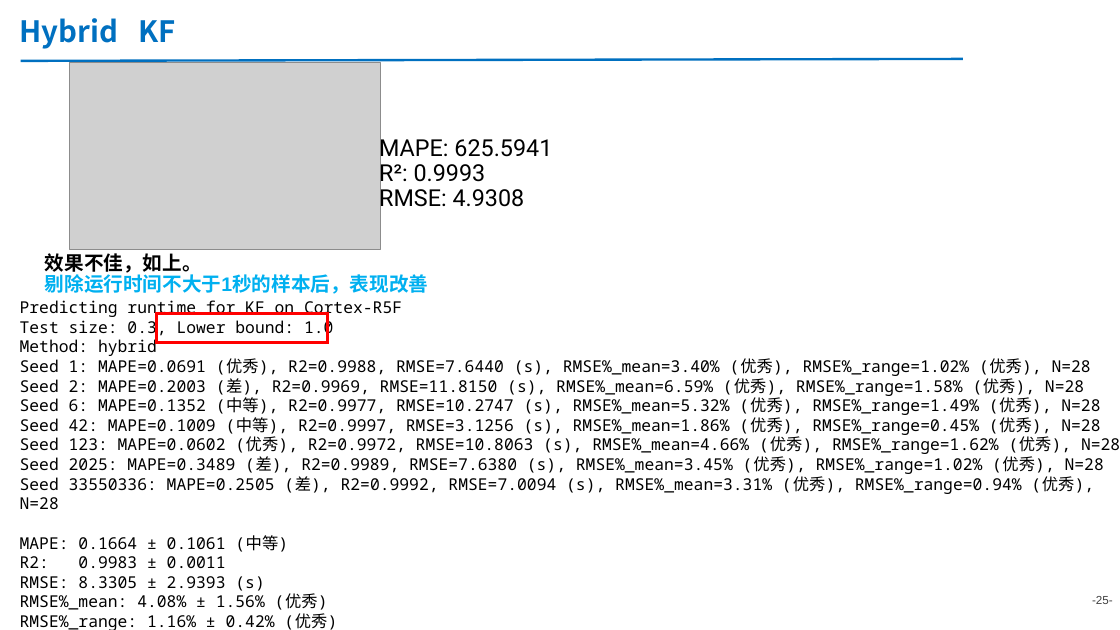
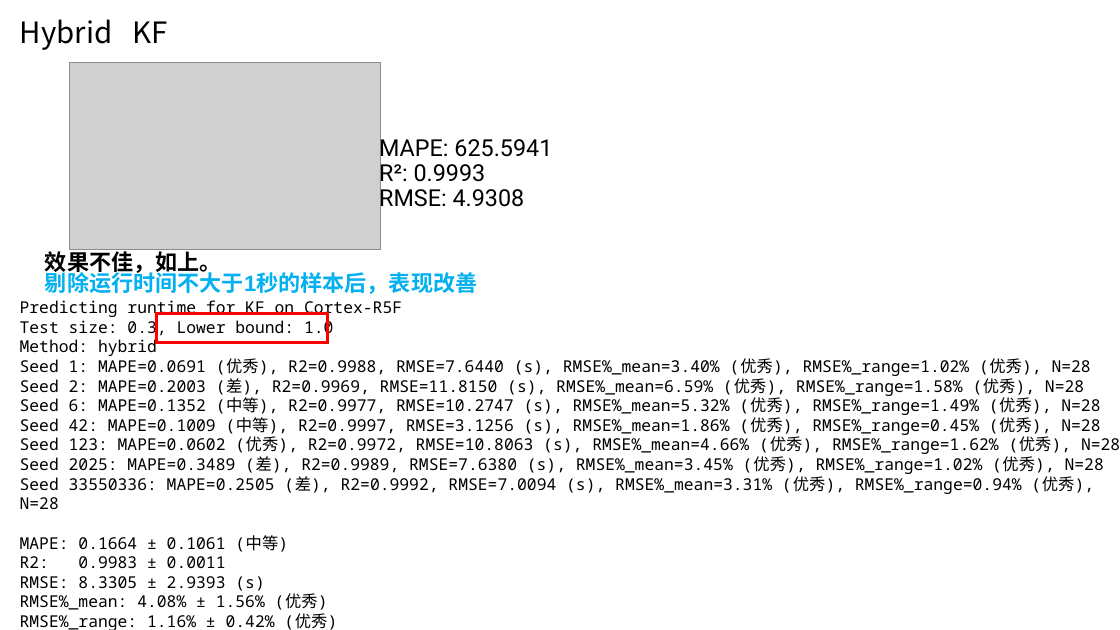
Before and after one commit to AE-26710/Time-Prediction, a slide deck: slide 25 of 20251106-同平台runtime预测-金.pptx. Drawn at 1120x630 pixels with LibreOffice and Linux fonts; fonts in the diff are those of the drawing; grey boxes stand for pictures. Boxes give left, top, right and bottom in pixels: in the first picture for what was removed or moved away, otherwise in the second. Text is boxed around its words. In the diff, an @@ line names an element or a change of style, - is before the commit and + after.

Commit message:
11/12 Update
修正kalman_op_A72.c计时函数在运行时间大于1秒时出错的问题
更新实验结果一览表与汇报PPT
添加当算子为FFT时，输出对数散点图的功能

```diff
--- a/20251106-同平台runtime预测-金.pptx
+++ b/20251106-同平台runtime预测-金.pptx
@@ title "Hybrid KF" at [20, 19, 167, 50]: text colour #0070C0 to #000000, bold off; vertical alignment top to middle @@
@@ line removed from (21, 60) to (963, 59) @@
@@ text "效果不佳，如上。" at [45, 248, 477, 294]: size 16.8 to 18.9 pt; line spacing 0.9 to 0.8 @@
@@ page number removed at [1092, 596, 1113, 604] @@
--25-
```
Also in this commit, not shown: 34 other slides changed, 1 slide added, 5 other files.
